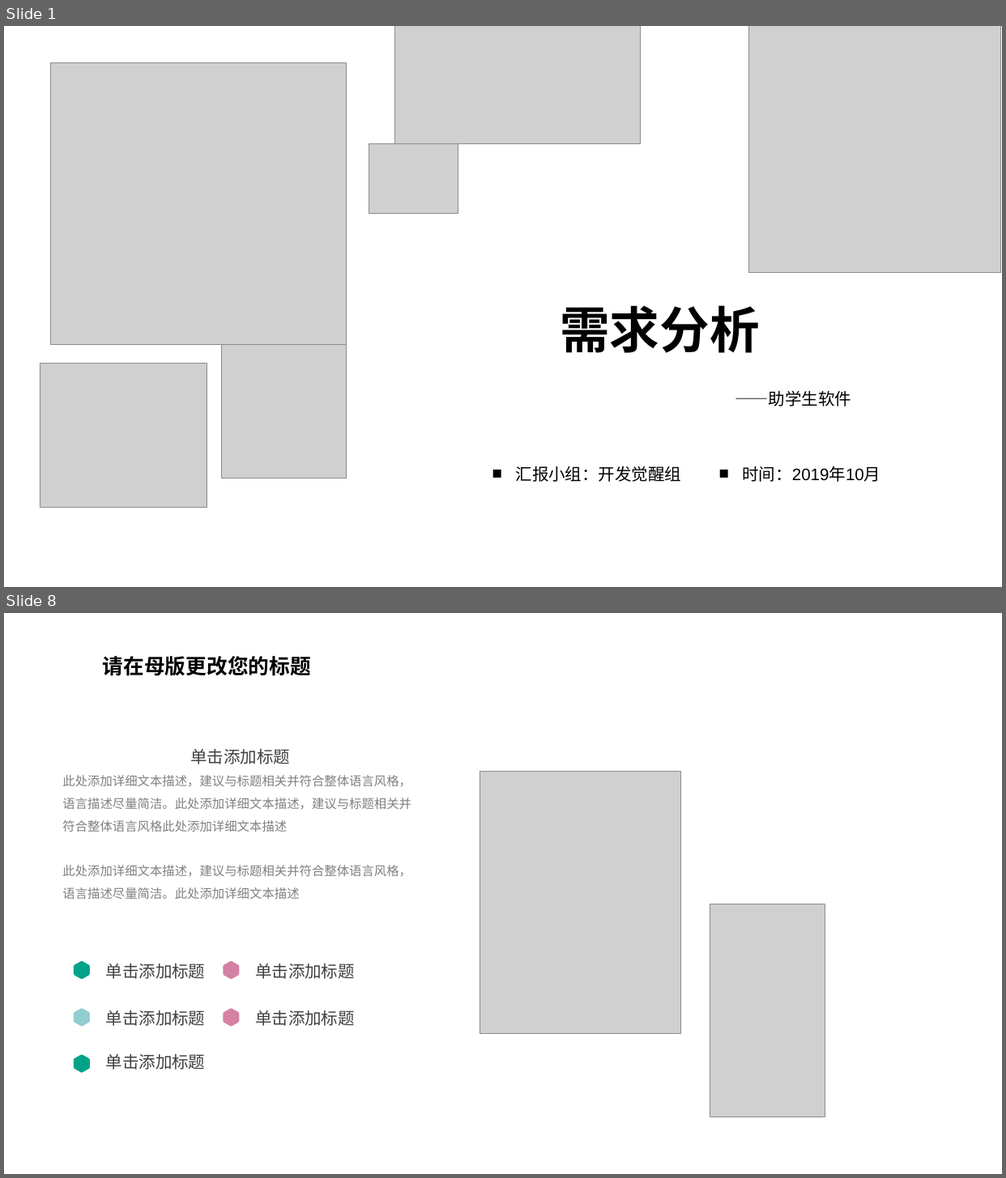
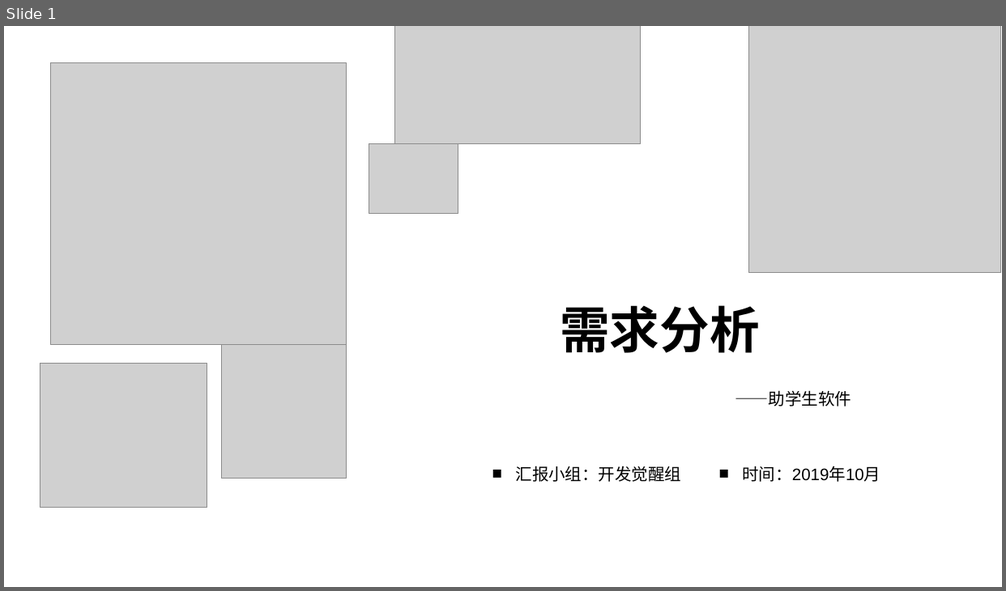
Before and after one commit to SoftwareDevelopmentPractice/DevolopingDocuments, a slide deck: 项目文档/需求分析.pptx. Shown one above the other, each under a label of ours: slides 1 and 8 before the commit, slide 1 after it; the slides between them are not shown. The pictures are 1006x1178 and 1006x591 pixels, drawn with LibreOffice and Linux fonts; fonts in the diff are those of the drawing; grey boxes stand for pictures; background and template pictures are left out. Boxes give left, top, right and bottom in pixels: in the first picture for what was removed or moved away, otherwise in the second. Text is boxed around its words. In the diff, an @@ line names an element or a change of style, - is before the commit and + after.

```diff
--- a/项目文档/需求分析.pptx
+++ b/项目文档/需求分析.pptx
@@ slide 8 removed at [4, 613, 1002, 1174], background picture (left out) @@
@@ text removed at [103, 656, 311, 676] @@
-请在母版更改您的标题
@@ text removed at [62, 748, 411, 899] @@
-单击添加标题
-此处添加详细文本描述，建议与标题相关并符合整体语言风格，语言描述尽量简洁。此处添加详细文本描述，建议与标题相关并符合整体语言风格此处添加详细文本描述
-此处添加详细文本描述，建议与标题相关并符合整体语言风格，语言描述尽量简洁。此处添加详细文本描述
@@ picture removed at [479, 772, 681, 1033] @@
@@ picture removed at [710, 905, 825, 1117] @@
@@ freeform shape removed at [74, 961, 90, 979] @@
@@ text removed at [106, 963, 206, 979] @@
-单击添加标题
@@ freeform shape removed at [223, 961, 239, 979] @@
@@ text removed at [255, 963, 355, 979] @@
-单击添加标题
@@ freeform shape removed at [74, 1008, 90, 1027] @@
@@ text removed at [106, 1010, 206, 1026] @@
-单击添加标题
@@ freeform shape removed at [223, 1008, 239, 1027] @@
@@ text removed at [255, 1010, 355, 1026] @@
-单击添加标题
@@ freeform shape removed at [74, 1055, 90, 1073] @@
@@ text removed at [106, 1054, 206, 1070] @@
-单击添加标题
```
Also in this commit, not shown: 18 slides changed, 6 slides added, 5 other slides removed, 2 other files.
